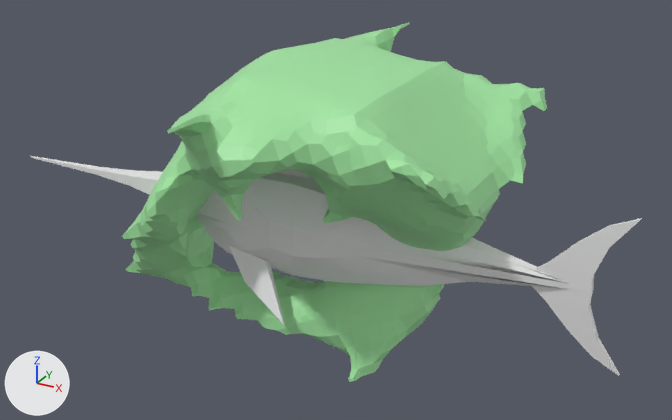
The glTF model public/assets/creature_2.glb as it was, and as the next commit left it.
Rendered twice from a 50 mm lens placed at (3.23, -5.07, 2.7), pointed at (0.34, 0.19, 0.07). Lighting does not change. The marker at lower left points along +X, +Y and +Z. Where no turn or scale is listed for an object, it has been applied to the vertices. Vertices at the same position are counted once.

In view in the first picture: 'swordfish', 'swordfish.002'.
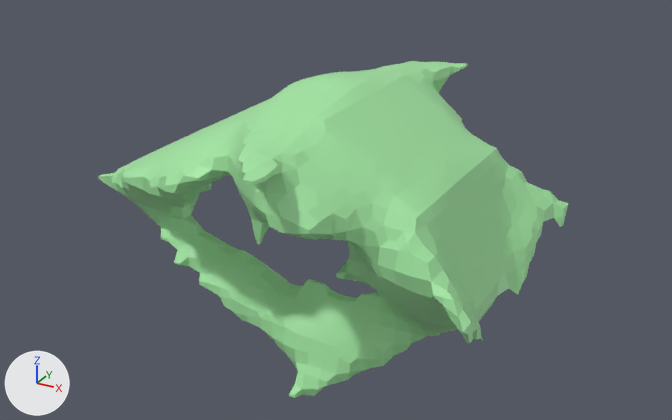
Where the newer file only moved an object's origin or applied its transform, the numbers keep the older frame.

Edits to the bpy script that builds the scene:
```text
Change me_plane_004:
    where me_plane_004.from_pydata(...)  # 2290 vertices, 4572 faces; spans x -1.49..1.62, y -1.43..1.44, z -0.88..1.22
    used by ob_swordfish_002; location = (0.0, 0.0, 0.0)
    me_plane_004 part 1: the whole mesh is turned 27.4 degrees about the y axis through the mesh origin
Remove ob_swordfish:
    ob_swordfish = bpy.data.objects.new('swordfish', me_plane_003)
    ob_swordfish.location = (0.0, 0.0, 0.0)
```

What differs and where, as boxes [x1, y1, x2, y2] in the pictures (672 x 420 px):
'swordfish.002', mesh turned
    before: [122, 22, 547, 382]
    after: [99, 61, 569, 398]
'swordfish', deleted
    before: [31, 156, 642, 376]
